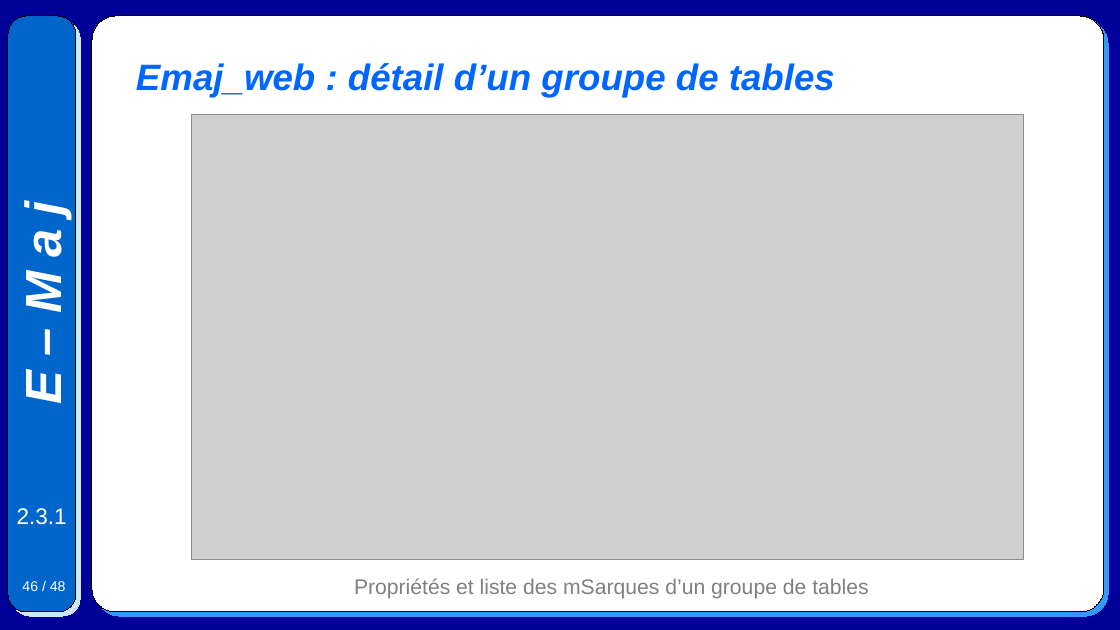
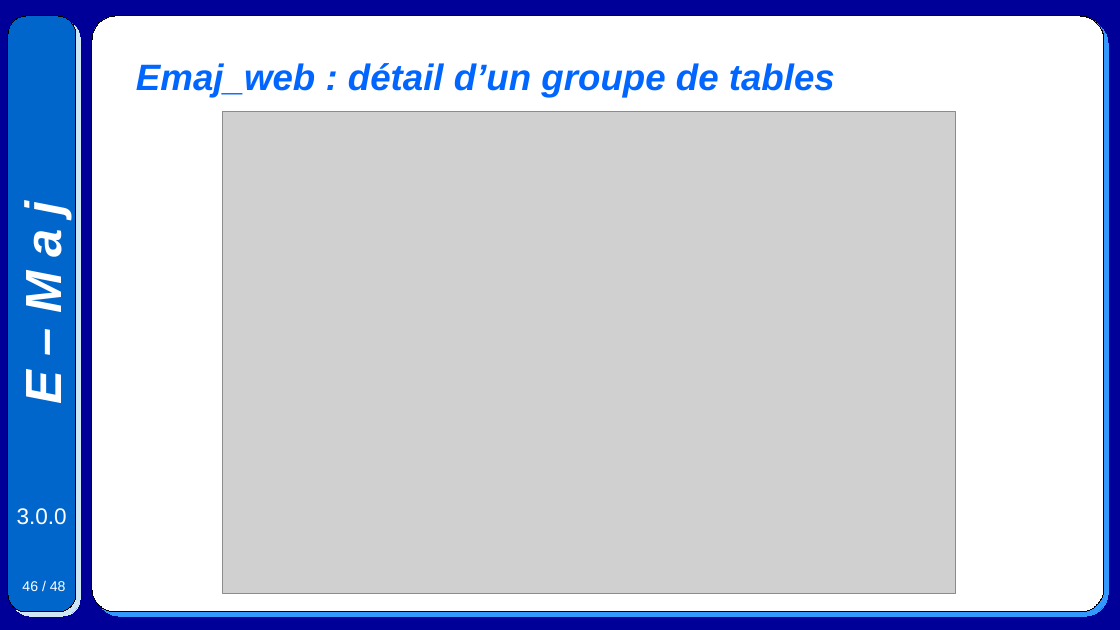
Before and after one commit to beaud76/emaj_doc, a slide deck: slide 46 of Emaj.devel_pres_fr.odp. Drawn at 1120x630 pixels with LibreOffice and Linux fonts; fonts in the diff are those of the drawing; grey boxes stand for pictures. Boxes give left, top, right and bottom in pixels: in the first picture for what was removed or moved away, otherwise in the second. Text is boxed around its words. In the diff, an @@ line names an element or a change of style, - is before the commit and + after.

```diff
--- a/Emaj.devel_pres_fr.odp
+++ b/Emaj.devel_pres_fr.odp
@@ picture: place and size @@
-picture at [192, 115, 1024, 561]
+picture at [223, 112, 956, 594]
@@ text at [17, 508, 67, 525]: text changed @@
-2.3.1
+3.0.0
@@ text removed at [354, 578, 868, 599] @@
-Propriétés et liste des mSarques d’un groupe de tables
```
Also in this commit, not shown: 47 other slides changed, 6 other files.
